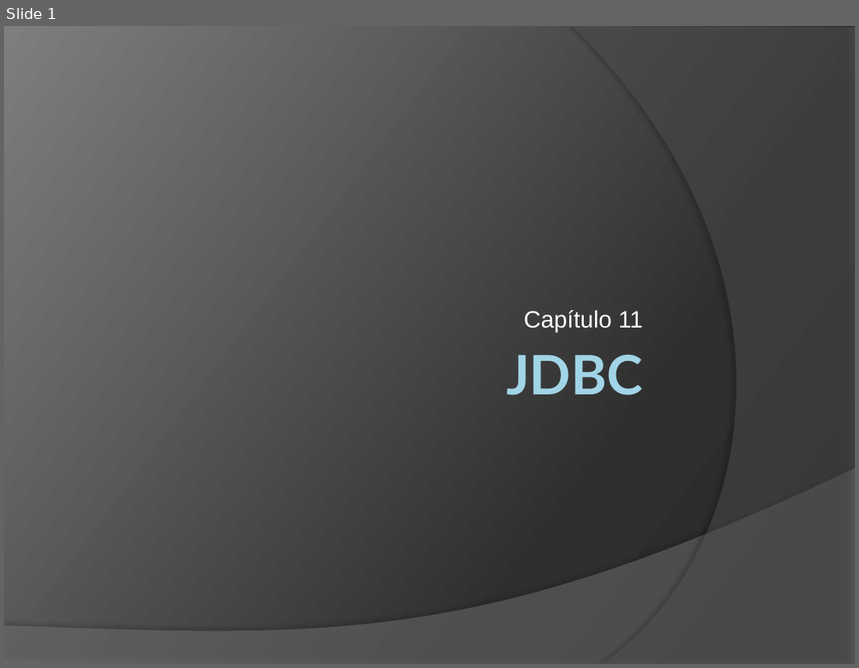
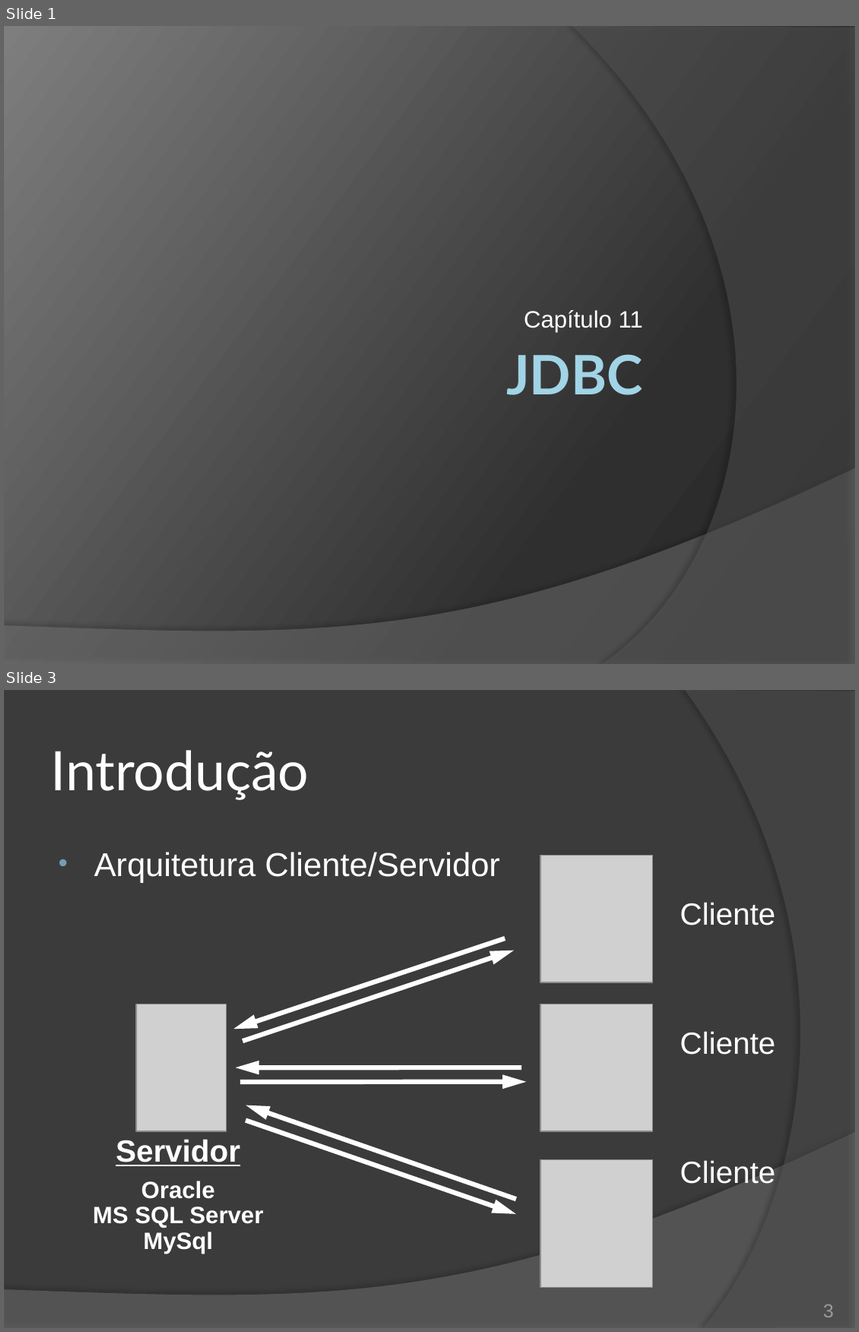
Before and after one commit to duchesqui/slzvieira-training, a slide deck: 2-Java-Programmer-Modulo-II/19.Capitulo11.pptx. Shown one above the other, each under a label of ours: slide 1 before the commit, slides 1 and 3 after it; the slides between them are not shown. The pictures are 859x668 and 859x1332 pixels, drawn with LibreOffice and Linux fonts; fonts in the diff are those of the drawing; grey boxes stand for pictures. Boxes give left, top, right and bottom in pixels: in the first picture for what was removed or moved away, otherwise in the second. Text is boxed around its words. In the diff, an @@ line names an element or a change of style, - is before the commit and + after.

Commit message:
Início da apresentação de JDBC. Inclusão dos drivers Oracle, My Sql e SQL Server.

```diff
--- a/2-Java-Programmer-Modulo-II/19.Capitulo11.pptx
+++ b/2-Java-Programmer-Modulo-II/19.Capitulo11.pptx
@@ slide 3 added at (4, 690, 855, 1328), background #3B3B3B; not listed: 1 template element that a slide beside it also shows @@
@@ freeform shape added at (685, 690, 855, 1328), fill #5E5E5E at 40% opacity @@
@@ title added at (51, 750, 310, 800), 46 pt, text #FFFFFF @@
+Introdução
@@ text added at (94, 852, 500, 883), 28 pt, text #FFFFFF @@
+• Arquitetura Cliente/Servidor
@@ picture added at (541, 855, 652, 983) @@
@@ text added at (680, 902, 776, 1184), 26 pt, text #FFFFFF @@
+Cliente
+Cliente
+Cliente
@@ arrow added from (503, 939) to (234, 1029), #FFFFFF 4 pt @@
@@ arrow added from (245, 1040) to (514, 951), #FFFFFF 4 pt @@
@@ picture added at (136, 1004, 226, 1132) @@
@@ picture added at (541, 1004, 652, 1132) @@
@@ arrow added from (519, 1068) to (236, 1068), #FFFFFF 4 pt @@
@@ arrow added from (243, 1082) to (527, 1082), #FFFFFF 4 pt @@
@@ arrow added from (514, 1199) to (246, 1106), #FFFFFF 4 pt @@
@@ arrow added from (248, 1122) to (516, 1214), #FFFFFF 4 pt @@
@@ text added at (93, 1139, 263, 1254), 20 pt, text #FFFFFF, bold @@
+Servidor
+Oracle
+MS SQL Server
+MySql
@@ picture added at (541, 1160, 652, 1287) @@
@@ page number added at (823, 1305, 834, 1318), 16 pt, text #9D9B9A @@
+3
```
Also in this commit, not shown: 18 other slides added, 8 slides removed, 7 other files.
